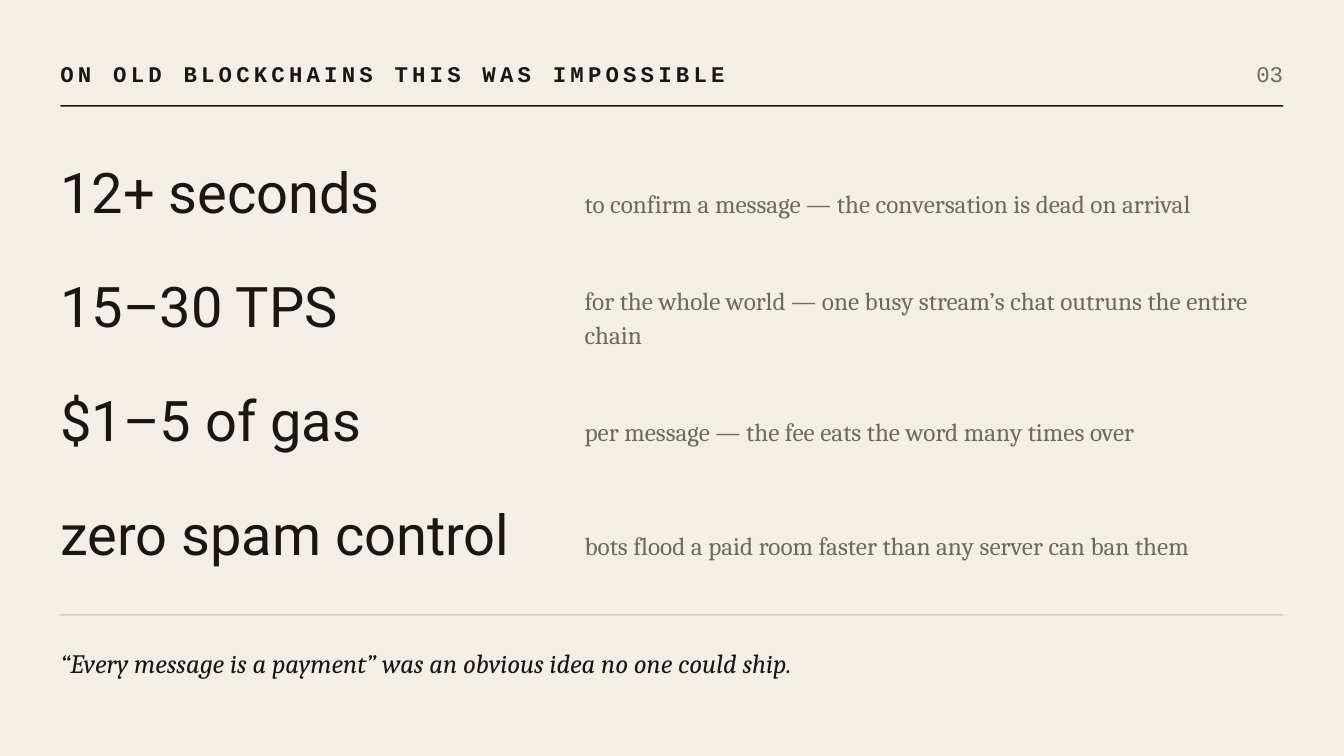
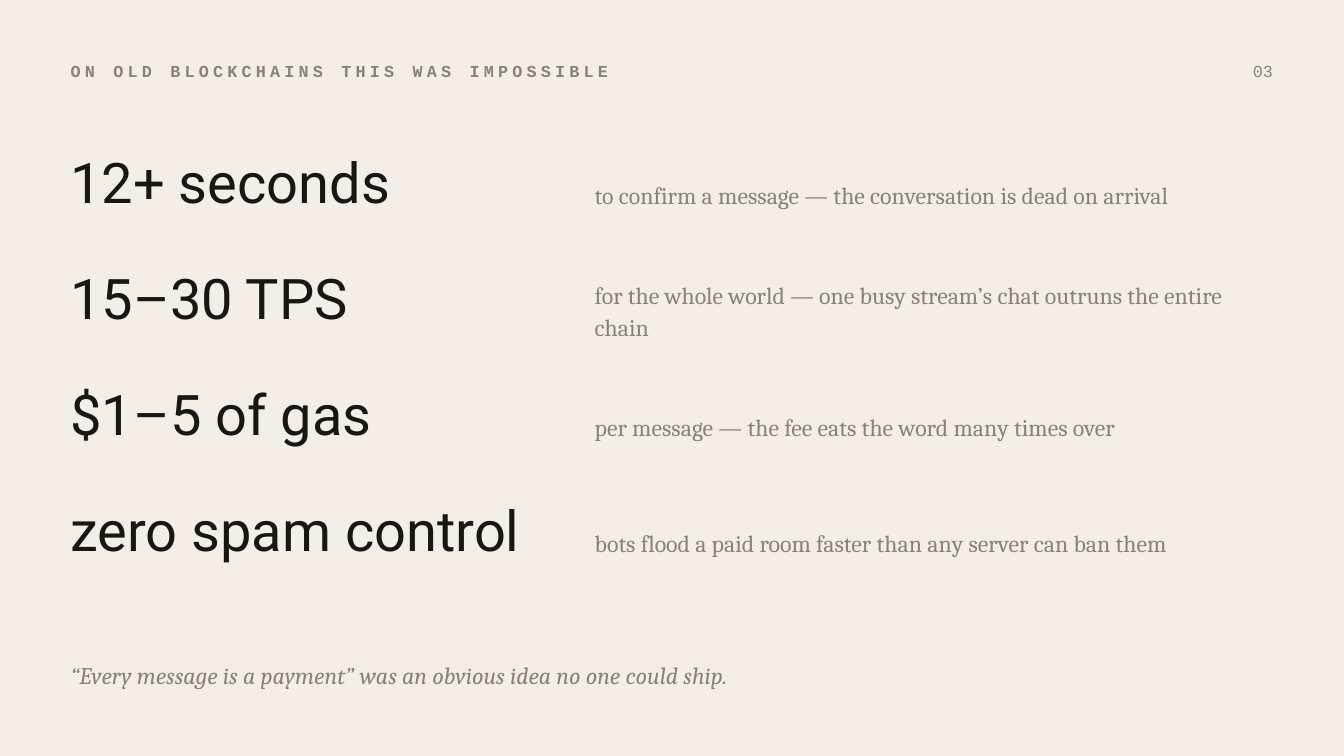
Before and after one commit to Nikita-sud/MonadChat, a slide deck: slide 3 of MonadChat-pitch.pptx. Drawn at 1344x756 pixels with LibreOffice and Linux fonts; fonts in the diff are those of the drawing. Boxes give left, top, right and bottom in pixels: in the first picture for what was removed or moved away, otherwise in the second. Text is boxed around its words. In the diff, an @@ line names an element or a change of style, - is before the commit and + after.

```diff
--- a/MonadChat-pitch.pptx
+++ b/MonadChat-pitch.pptx
@@ text "ON OLD BLOCKCHAINS THIS WAS ...": place and size @@
-text "ON OLD BLOCKCHAINS THIS WAS ..." at [60, 67, 725, 83]
+text "ON OLD BLOCKCHAINS THIS WAS ..." at [71, 66, 608, 77]
@@ text "ON OLD BLOCKCHAINS THIS WAS ..." at [71, 66, 608, 77]: size 16 to 12 pt, text colour #1A1712 to #8A8274 @@
@@ text "03" at [1253, 66, 1273, 77]: size 16 to 12 pt, text colour #71685A to #8A8274 @@
@@ line removed from (60, 106) to (1284, 106) @@
@@ text "12+ seconds": place and size @@
-text "12+ seconds" at [60, 171, 380, 214]
+text "12+ seconds" at [71, 161, 390, 204]
@@ size 18 to 17 pt, text colour #71685A to #8A8274; line spacing 24pt to 23pt in 4 elements at [595, 535, 1167, 557], [595, 419, 1115, 441], [595, 287, 1222, 336], [595, 187, 1168, 209] @@
@@ text "to confirm a message — ...": place and size @@
-text "to confirm a message — ..." at [585, 195, 1190, 219]
+text "to confirm a message — ..." at [595, 187, 1168, 209]
@@ text "15–30 TPS": place and size @@
-text "15–30 TPS" at [60, 286, 338, 328]
+text "15–30 TPS" at [71, 278, 348, 320]
@@ text "for the whole world — ...": place and size @@
-text "for the whole world — ..." at [585, 292, 1247, 344]
+text "for the whole world — ..." at [595, 287, 1222, 336]
@@ text "$1–5 of gas": place and size @@
-text "$1–5 of gas" at [60, 394, 362, 453]
+text "$1–5 of gas" at [71, 388, 372, 447]
@@ text "per message — the fee ...": place and size @@
-text "per message — the fee ..." at [585, 423, 1134, 447]
+text "per message — the fee ..." at [595, 419, 1115, 441]
@@ text "zero spam control": place and size @@
-text "zero spam control" at [60, 513, 509, 567]
+text "zero spam control" at [71, 509, 519, 563]
@@ text "bots flood a paid room ...": place and size @@
-text "bots flood a paid room ..." at [585, 537, 1189, 561]
+text "bots flood a paid room ..." at [595, 535, 1167, 557]
@@ line removed from (60, 615) to (1284, 615) @@
@@ text "“Every message is a payment” ...": place and size @@
-text "“Every message is a payment” ..." at [60, 654, 792, 679]
+text "“Every message is a payment” ..." at [71, 667, 727, 689]
@@ text "“Every message is a payment” ..." at [71, 667, 727, 689]: size 19 to 17 pt, text colour #1A1712 to #8A8274 @@
```
Also in this commit, not shown: 6 other slides changed.
